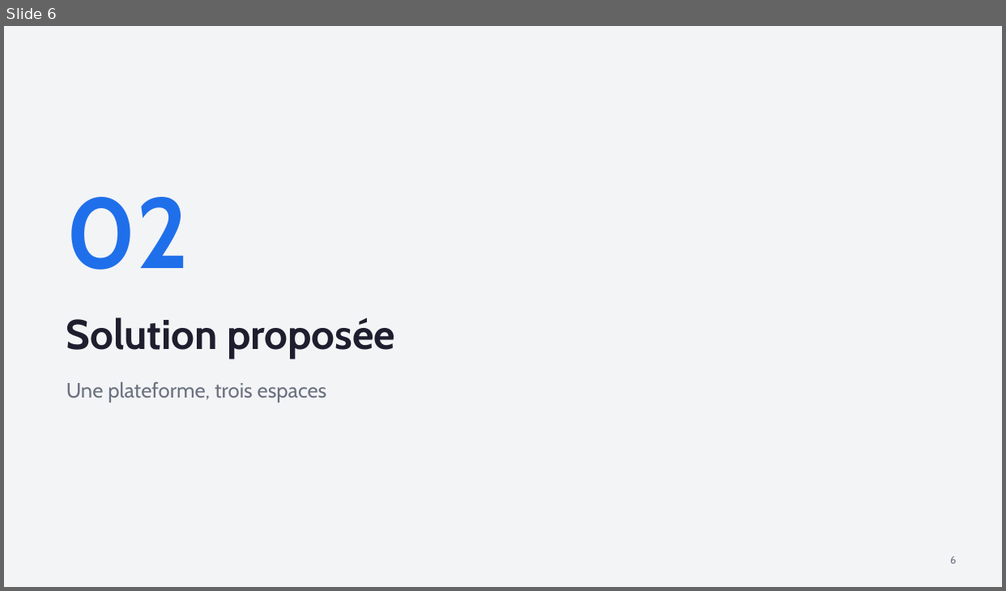
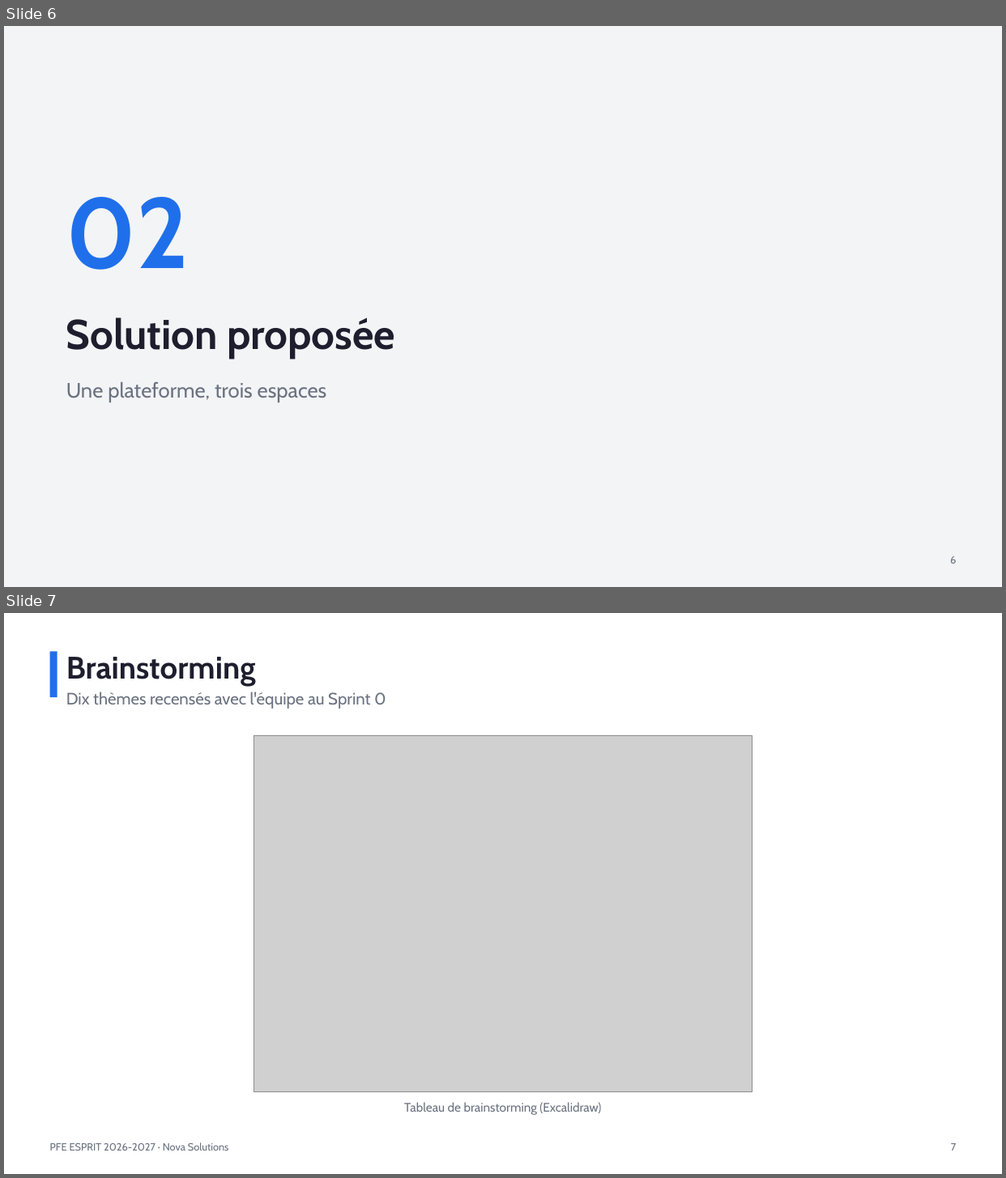
Before and after one commit to zied-snoussi/pfe-esprit-template, a slide deck: presentation/Presentation.pptx. Shown one above the other, each under a label of ours: slide 6 before the commit, slides 6 and 7 after it. The pictures are 1006x591 and 1006x1178 pixels, drawn with LibreOffice and Linux fonts; fonts in the diff are those of the drawing; grey boxes stand for pictures. Boxes give left, top, right and bottom in pixels: in the first picture for what was removed or moved away, otherwise in the second. Text is boxed around its words. In the diff, an @@ line names an element or a change of style, - is before the commit and + after.

Commit message:
Design Thinking en Excalidraw (brainstorming, prototype) et logo ESPRIT
Planches générées par design-thinking/_source (npm run design), annexe C du rapport,
diapositives, skill /pfe-design-thinking. Logo ESPRIT sur la page de garde.

```diff
--- a/presentation/Presentation.pptx
+++ b/presentation/Presentation.pptx
@@ slide 7 added at [4, 613, 1002, 1174], background #FFFFFF @@
@@ rectangle added at [49, 651, 57, 697], fill #1F6FEB @@
@@ text added at [66, 657, 256, 686], 30 pt, text #1E1E2E, bold @@
+Brainstorming
@@ text added at [66, 692, 386, 709], 16 pt, text #6B7280 @@
+Dix thèmes recensés avec l'équipe au Sprint 0
@@ picture added at [254, 736, 752, 1093] @@
@@ text added at [404, 1102, 601, 1115], 12 pt, text #6B7280 @@
+Tableau de brainstorming (Excalidraw)
@@ text added at [50, 1143, 229, 1151], 10 pt, text #6B7280 @@
+PFE ESPRIT 2026-2027 · Nova Solutions
@@ text added at [951, 1144, 956, 1151], 10 pt, text #6B7280 @@
+7
```
Also in this commit, not shown: 12 slides changed, 1 other slide added, 30 other files.
